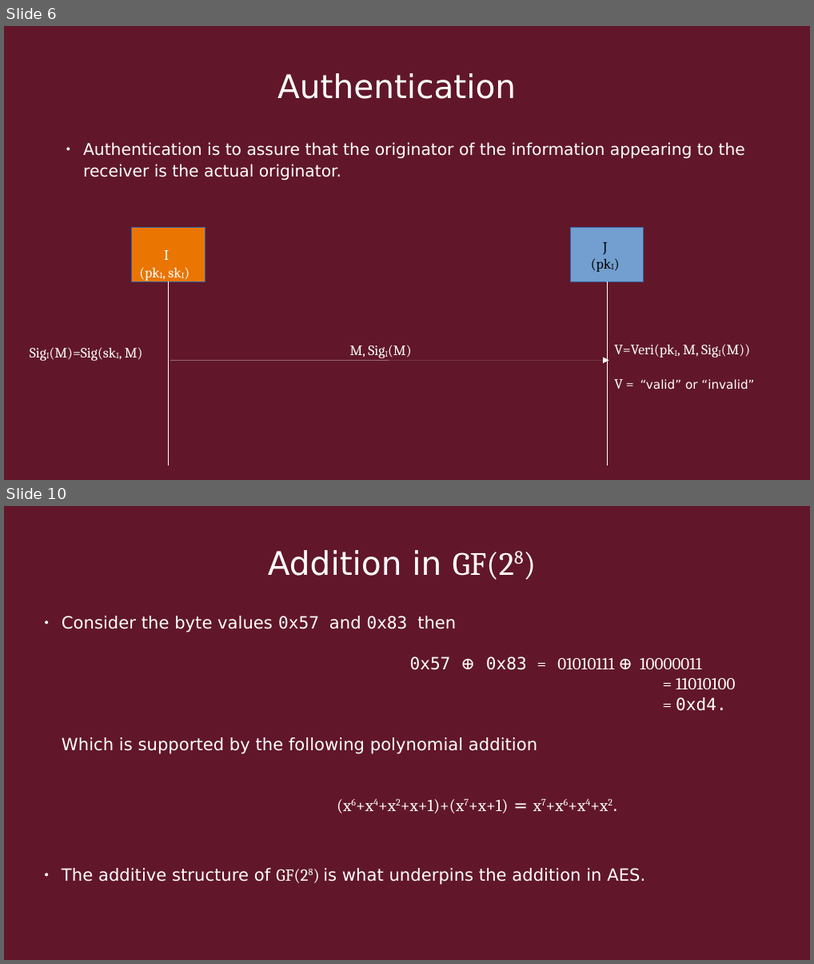
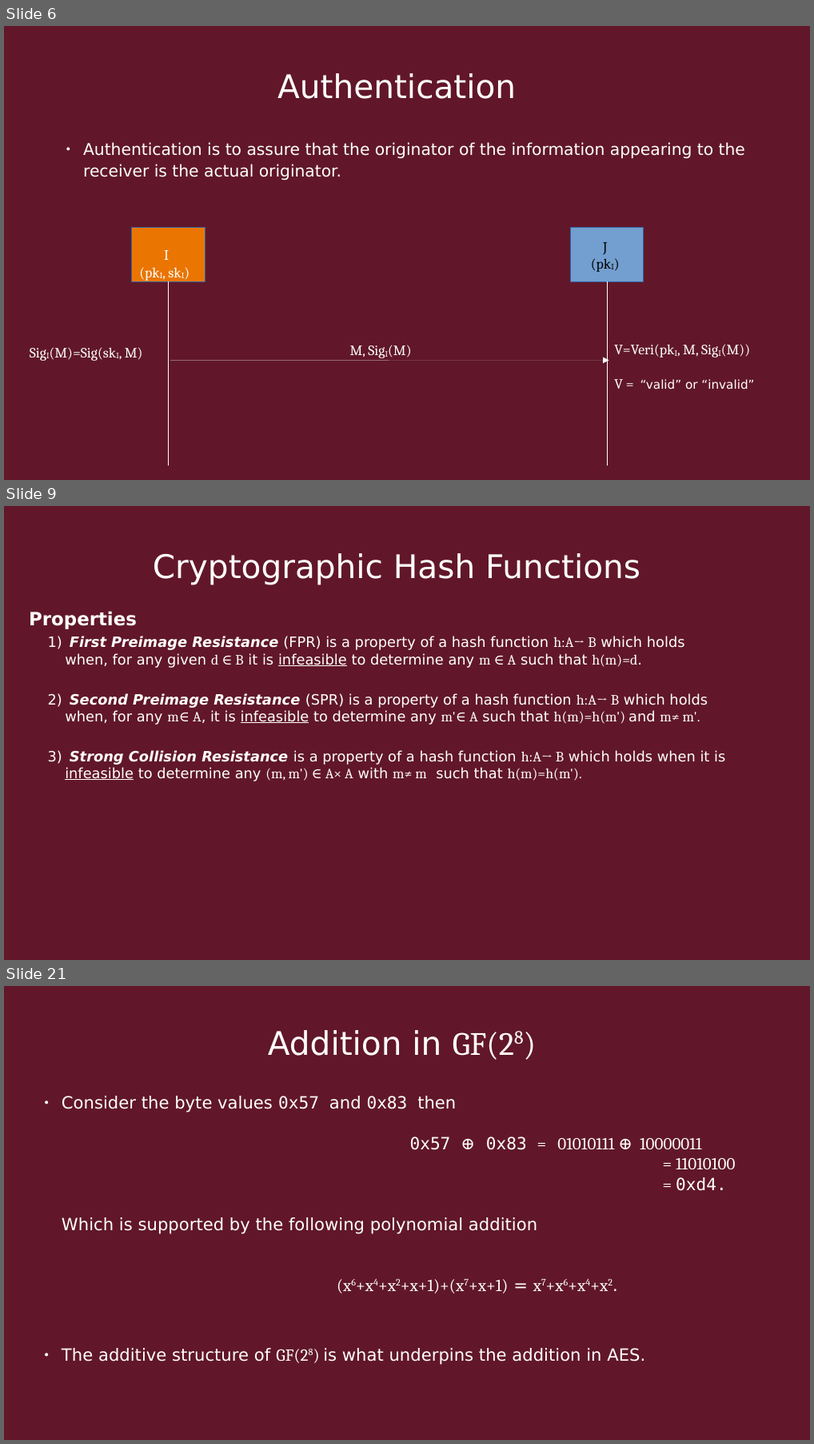
Before and after one commit to Quin-Darcy/seccom, a slide deck: presentation/cryptography_and_network_protocols.odp. Shown one above the other, each under a label of ours: slides 6 and 10 before the commit, slides 6, 9 and 21 after it; the slides between them are not shown. The pictures are 814x964 and 814x1444 pixels, drawn with LibreOffice and Linux fonts; fonts in the diff are those of the drawing. Boxes give left, top, right and bottom in pixels: in the first picture for what was removed or moved away, otherwise in the second. Text is boxed around its words. In the diff, an @@ line names an element or a change of style, - is before the commit and + after.

```diff
--- a/presentation/cryptography_and_network_protocols.odp
+++ b/presentation/cryptography_and_network_protocols.odp
@@ slide 9 added at (x1=4, y1=506, x2=810, y2=960), background #611729 @@
@@ text added at (x1=153, y1=553, x2=641, y2=585), 32 pt, text #FFFFFF @@
+Cryptographic Hash Functions
@@ text added at (x1=29, y1=611, x2=137, y2=629), 18 pt, text #FFFFFF, bold @@
+Properties
@@ text added at (x1=65, y1=636, x2=726, y2=781), 14 pt, text #FFFFFF @@
+1) First Preimage Resistance (FPR) is a property of a hash function h:A→ B which holds when, for any given d ∈ B it is infeasible to determine any m ∈ A such that h(m)=d.
+2) Second Preimage Resistance (SPR) is a property of a hash function h:A→ B which holds when, for any m∈ A, it is infeasible to determine any m'∈ A such that h(m)=h(m') and m≠ m'.
+3) Strong Collision Resistance is a property of a hash function h:A→ B which holds when it is infeasible to determine any (m, m') ∈ A× A with m≠ m such that h(m)=h(m').
@@ what was slide 10 is now slide 21 @@
```
Also in this commit, not shown: 3 slides changed, 11 other slides added, 1 slide removed, 4 other files.
